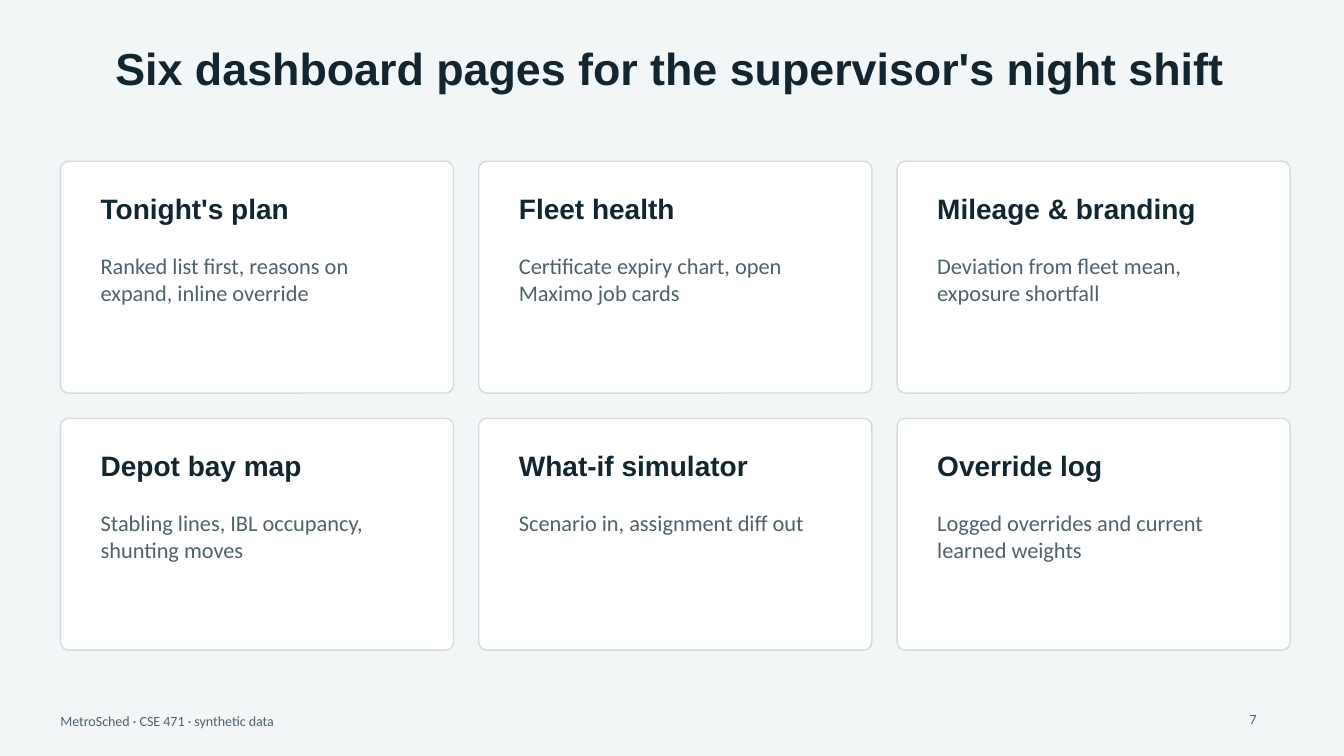
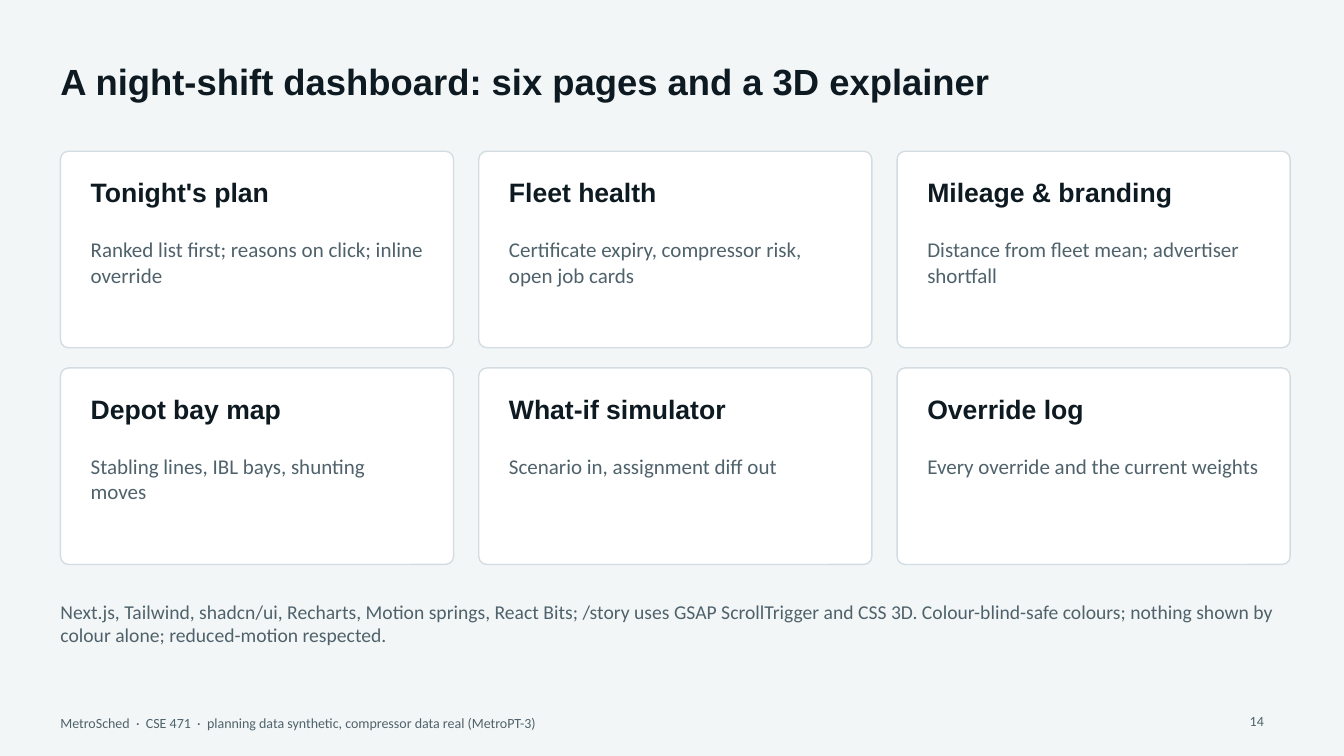
Before and after one commit to AyushDas4890/metrosched, a slide deck: slide 14 of presentation/MetroSched.pptx (slide 7 before the commit). Drawn at 1344x756 pixels with LibreOffice and Linux fonts; fonts in the diff are those of the drawing. Boxes give left, top, right and bottom in pixels: in the first picture for what was removed or moved away, otherwise in the second. Text is boxed around its words. In the diff, an @@ line names an element or a change of style, - is before the commit and + after.

```diff
--- a/presentation/MetroSched.pptx
+++ b/presentation/MetroSched.pptx
@@ title "A night-shift dashboard: six pages ..." at (60, 68, 989, 102): vertical alignment top to middle @@
@@ title at (60, 68, 989, 102): text changed; size 32 to 26 pt; text colour #13262F to #0E1A21 @@
-Six dashboard pages for the supervisor's night shift
+A night-shift dashboard: six pages and a 3D explainer
@@ rounded rectangle: place and size @@
-rounded rectangle at (60, 161, 454, 393)
+rounded rectangle at (60, 151, 454, 348)
@@ rounded rectangle: place and size @@
-rounded rectangle at (479, 161, 872, 393)
+rounded rectangle at (479, 151, 872, 348)
@@ 3 texts: place and size @@
-3 texts at (101, 198, 1196, 224)
+3 texts at (91, 182, 1171, 208)
@@ rounded rectangle: place and size @@
-rounded rectangle at (897, 161, 1291, 393)
+rounded rectangle at (897, 151, 1291, 348)
@@ text at (91, 242, 423, 283): text changed; size 16 to 15 pt @@
-Ranked list first, reasons on expand, inline override
+Ranked list first; reasons on click; inline override
@@ text at (509, 242, 801, 287): text changed; size 16 to 15 pt @@
-Certificate expiry chart, open Maximo job cards
+Certificate expiry, compressor risk, open job cards
@@ text at (927, 242, 1239, 283): text changed; size 16 to 15 pt @@
-Deviation from fleet mean, exposure shortfall
+Distance from fleet mean; advertiser shortfall
@@ rounded rectangle: place and size @@
-rounded rectangle at (60, 418, 454, 650)
+rounded rectangle at (60, 368, 454, 565)
@@ rounded rectangle: place and size @@
-rounded rectangle at (479, 418, 872, 650)
+rounded rectangle at (479, 368, 872, 565)
@@ proportions changed in 6 elements at (60, 151, 454, 348), (479, 151, 872, 348), (897, 151, 1291, 348), (60, 368, 454, 565), (479, 368, 872, 565), (897, 368, 1291, 565) @@
@@ rounded rectangle: place and size @@
-rounded rectangle at (897, 418, 1291, 650)
+rounded rectangle at (897, 368, 1291, 565)
@@ size 20 to 19 pt, text colour #13262F to #0E1A21 in 6 elements at (91, 182, 269, 208), (927, 182, 1171, 208), (509, 182, 656, 203), (91, 399, 281, 425), (927, 399, 1084, 425), (509, 399, 725, 420) @@
@@ 3 texts: place and size @@
-3 texts at (101, 455, 1102, 481)
+3 texts at (91, 399, 1084, 425)
@@ text at (91, 459, 365, 499): text changed; size 16 to 15 pt @@
-Stabling lines, IBL occupancy, shunting moves
+Stabling lines, IBL bays, shunting moves
@@ text "Scenario in, assignment diff out": place and size @@
-text "Scenario in, assignment diff out" at (519, 515, 804, 535)
+text "Scenario in, assignment diff out" at (509, 459, 776, 478)
@@ text "Scenario in, assignment diff out" at (509, 459, 776, 478): size 16 to 15 pt @@
@@ text at (927, 459, 1258, 478): text changed; size 16 to 15 pt @@
-Logged overrides and current learned weights
+Every override and the current weights
@@ text added at (60, 605, 1272, 645), 14 pt, text #4F626B @@
+Next.js, Tailwind, shadcn/ui, Recharts, Motion springs, React Bits; /story uses GSAP ScrollTrigger and CSS 3D. Colour-blind-safe colours; nothing shown by colour alone; reduced-motion respected.
@@ text at (60, 718, 536, 731): text changed @@
-MetroSched · CSE 471 · synthetic data
+MetroSched · CSE 471 · planning data synthetic, compressor data real (MetroPT-3)
@@ page number removed at (1250, 715, 1257, 724) @@
-7
@@ page number added at (1250, 717, 1264, 726), 10 pt, text #4F626B @@
+14
```
Also in this commit, not shown: 6 other slides changed, 11 slides added, 3 slides removed, 32 other files.
